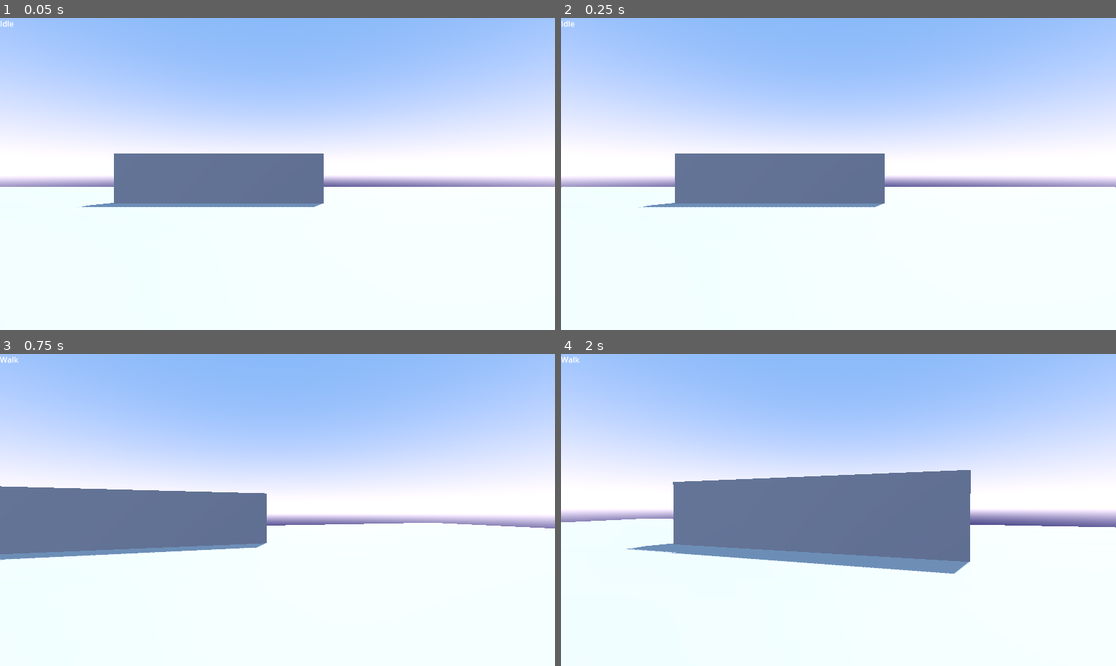
Above: before the commit, frames 1-4 (two rows, left to right).
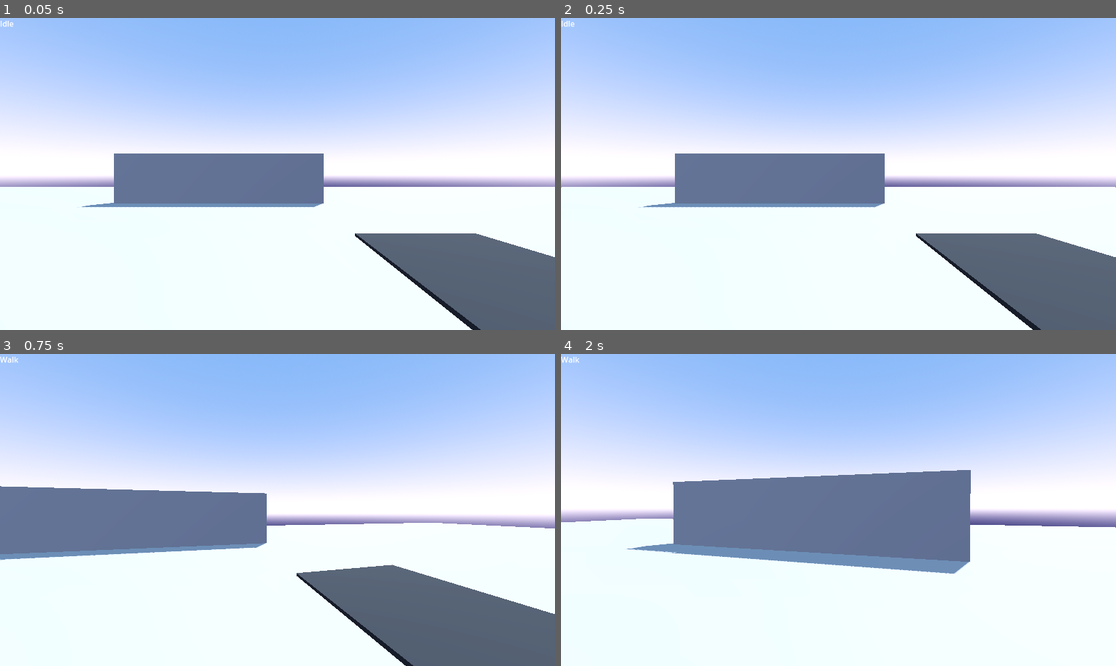
Above: after the commit, the same moments.

Repository: Sergiodevelopersk8/godotcurso2
Game: Godot game, scene res://Maps/test_map.tscn
Two runs of this game, one before a commit and one after it. Both use one fixed random seed, a clock stepped at 60 frames per second and the inputs below.
Inputs (mouse positions are in pixels of both pictures, inside the frame that each line leads up to):
- Up to frame 1 (0.05 s): no input
- Up to frame 2 (0.25 s): no input
- Up to frame 3 (0.75 s): move the mouse to (305, 510) at 0.52 s; hold W (move_up) from 0.53 s (still down)
- Up to frame 4 (2 s): keep holding W (move_up); move the mouse to (810, 510) at 1.27 s

The runs differ from the first frame. In frame 1, 7.4% of the frame differs, in the area x 63-100%, y 69-100%; in frame 2, 7.4%; in frame 3, 9.7%, in the area x 53-100%, y 67-100%; in frame 4, nothing differs.

Commit message:
paso al video 9

Diff:
--- a/terror-curso-3d/Maps/test_map.tscn
+++ b/terror-curso-3d/Maps/test_map.tscn
@@ -22,6 +22,15 @@
 [sub_resource type="ConcavePolygonShape3D" id="ConcavePolygonShape3D_podvm"]
 data = PackedVector3Array(-0.5, 0.5, 0.5, 0.5, 0.5, 0.5, -0.5, -0.5, 0.5, 0.5, 0.5, 0.5, 0.5, -0.5, 0.5, -0.5, -0.5, 0. …(500 unchanged characters)…
 
+[sub_resource type="StandardMaterial3D" id="StandardMaterial3D_nxrqf"]
+albedo_color = Color(0.12591085, 0.12591085, 0.12591082, 1)
+
+[sub_resource type="BoxMesh" id="BoxMesh_nxrqf"]
+material = SubResource("StandardMaterial3D_nxrqf")
+
+[sub_resource type="ConcavePolygonShape3D" id="ConcavePolygonShape3D_hj615"]
+data = PackedVector3Array(-0.5, 0.5, 0.5, 0.5, 0.5, 0.5, -0.5, -0.5, 0.5, 0.5, 0.5, 0.5, 0.5, -0.5, 0.5, -0.5, -0.5, 0.5, 0.5, 0.5, -0.5, -0.5, 0.5, -0.5, 0.5, -0.5, -0.5, -0.5, 0.5, -0.5, -0.5, -0.5, -0.5, 0.5, -0.5, -0.5, 0.5, 0.5, 0.5, 0.5, 0.5, -0.5, 0.5, -0.5, 0.5, 0.5, 0.5, -0.5, 0.5, -0.5, -0.5, 0.5, -0.5, 0.5, -0.5, 0.5, -0.5, -0.5, 0.5, 0.5, -0.5, -0.5, -0.5, -0.5, 0.5, 0.5, -0.5, -0.5, 0.5, -0.5, -0.5, -0.5, 0.5, 0.5, 0.5, -0.5, 0.5, 0.5, 0.5, 0.5, -0.5, -0.5, 0.5, 0.5, -0.5, 0.5, -0.5, 0.5, 0.5, -0.5, -0.5, -0.5, 0.5, 0.5, -0.5, 0.5, -0.5, -0.5, -0.5, 0.5, -0.5, 0.5, 0.5, -0.5, -0.5, -0.5, -0.5, -0.5)
+
 [node name="Test_Map" type="Node"]
 
 [node name="WorldEnvironment" type="WorldEnvironment" parent="."]
@@ -40,9 +49,18 @@
 [node name="CollisionShape3D" type="CollisionShape3D" parent="MeshInstance3D/StaticBody3D"]
 shape = SubResource("ConcavePolygonShape3D_podvm")
 
+[node name="CSGBox3D" type="CSGBox3D" parent="."]
+transform = Transform3D(1, 0, 0, 0, 1, 0, 0, 0, 1, -4.5, 2.5, -16)
+size = Vector3(16, 4, 1)
+
 [node name="Player" parent="." instance=ExtResource("1_nxrqf")]
 transform = Transform3D(1, 0, 0, 0, 1, 0, 0, 0, 1, 0, 1.95, 0)
 
-[node name="CSGBox3D" type="CSGBox3D" parent="."]
-transform = Transform3D(1, 0, 0, 0, 1, 0, 0, 0, 1, -4.5, 2.5, -16)
-size = Vector3(16, 4, 1)
+[node name="MeshInstance3D2" type="MeshInstance3D" parent="."]
+transform = Transform3D(4.3700004, 0, 0, 0, 0.99, 0, 0, 0, 14.8, 5, 0.3, 0)
+mesh = SubResource("BoxMesh_nxrqf")
+
+[node name="StaticBody3D" type="StaticBody3D" parent="MeshInstance3D2"]
+
+[node name="CollisionShape3D" type="CollisionShape3D" parent="MeshInstance3D2/StaticBody3D"]
+shape = SubResource("ConcavePolygonShape3D_hj615")
--- a/terror-curso-3d/Player/player.tscn
+++ b/terror-curso-3d/Player/player.tscn
@@ -37,3 +37,11 @@
 [node name="Label" type="Label" parent="."]
 offset_right = 40.0
 offset_bottom = 23.0
+
+[node name="Node3D" type="Node3D" parent="."]
+
+[node name="RayCastGroundDetector" type="RayCast3D" parent="Node3D"]
+transform = Transform3D(1, 0, 0, 0, 1, 0, 0, 0, 1, 0, -1, 0)
+collide_with_areas = true
+
+[node name="FootstepSound" type="AudioStreamPlayer" parent="."]
--- a/terror-curso-3d/Scripts/player.gd
+++ b/terror-curso-3d/Scripts/player.gd
@@ -6,6 +6,9 @@
 @onready var camera_3d: Camera3D = $Camera3D
 @onready var origCamPos : Vector3 = camera_3d.position
 @onready var label: Label = $Label
+@onready var ray_cast_ground_detector: RayCast3D = $Node3D/RayCastGroundDetector
+@onready var state_machine: StateMachine = $StateMachine
+@onready var footstep_sound: AudioStreamPlayer = $FootstepSound
 
 #----------VARIABLES---------
 var canMoveAndRotate := true #sirve para habilitar si se mueve la camara o no
@@ -21,6 +24,10 @@
 var camBobSpeed := 5 #que tan rapido se mueve la camara
 var camBobUpDown := 1 #cuanto se mueve de arriba y abajo
 var _delta = 0
+
+var distanceFootstep = 0.0
+var playFootstep := 1
+
 #***************CAMARA************
 
 func _ready() -> void:
@@ -39,6 +46,8 @@
 func _process(delta) :
 	label.text = $StateMachine.get_state()
 	process_camera_jostick()
+	processGroundSounds()
+
 	#process_input(delta)
 
 
@@ -73,3 +82,39 @@
 
 	direction = Vector3(side_input, 0, forward_input).rotated(Vector3.UP,h_rot).normalized()
 	return direction
+
+
+
+
+
+func processGroundSounds():
+
+	var st = state_machine.get_state()
+	match st:
+		"RUN":
+			playFootstep = 2
+		"Walk":
+			playFootstep = 3
+		"Crouch":
+			playFootstep = 5
+		_:
+			playFootstep = 100
+
+	if playFootstep != 100 and (int(velocity.x) != 0) || int (velocity.z) != 0:
+		distanceFootstep += .1
+
+	if distanceFootstep > playFootstep and is_on_floor():
+		if ray_cast_ground_detector.is_colliding():
+			var sueloNombre = ray_cast_ground_detector.get_collider().get_parent()
+			print(sueloNombre)
+			if sueloNombre != null and sueloNombre is MeshInstance3D and sueloNombre.get_active_material(0) != null:
+				var nameMat = sueloNombre.get_active_material(0).resource_path
+
+				if "Grass" in nameMat:
+					footstep_sound.stream = load("res://Player/footsteps/grass/0.ogg")
+				if "Metal" in nameMat:
+					footstep_sound.stream = load("res://Player/footsteps/metal/0.ogg")
+
+		footstep_sound.pitch_scale = randf_range(.8,1.2)
+		footstep_sound.play()
+		distanceFootstep = 0
Not shown: 1 places in terror-curso-3d/Maps/test_map.tscn that only renumber resources
Not shown, added: terror-curso-3d/Player/footsteps/bones/0.ogg.import
Not shown, added: terror-curso-3d/Player/footsteps/bones/1.ogg.import
Not shown, added: terror-curso-3d/Player/footsteps/bones/2.ogg.import
Not shown, added: terror-curso-3d/Player/footsteps/bones/3.ogg.import
Not shown, added: terror-curso-3d/Player/footsteps/bones/4.ogg.import
Not shown, added: terror-curso-3d/Player/footsteps/bones/5.ogg.import
Not shown, added: terror-curso-3d/Player/footsteps/bones/6.ogg.import
Not shown, added: terror-curso-3d/Player/footsteps/bones/7.ogg.import
Not shown, added: terror-curso-3d/Player/footsteps/bones/8.ogg.import
Not shown, added: terror-curso-3d/Player/footsteps/bones/9.ogg.import
Not shown, added: terror-curso-3d/Player/footsteps/bones/license.txt
(and 158 more such lines)
